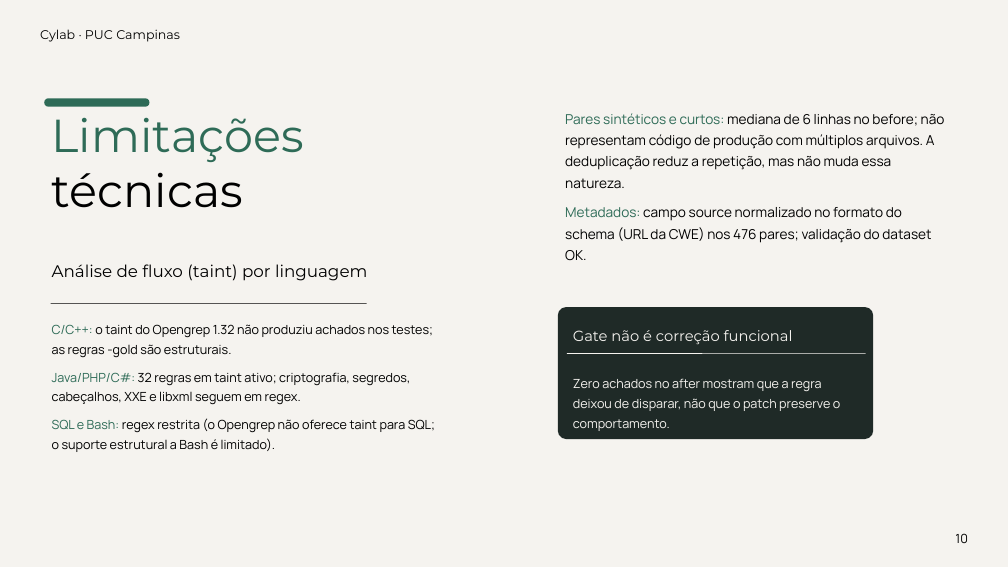
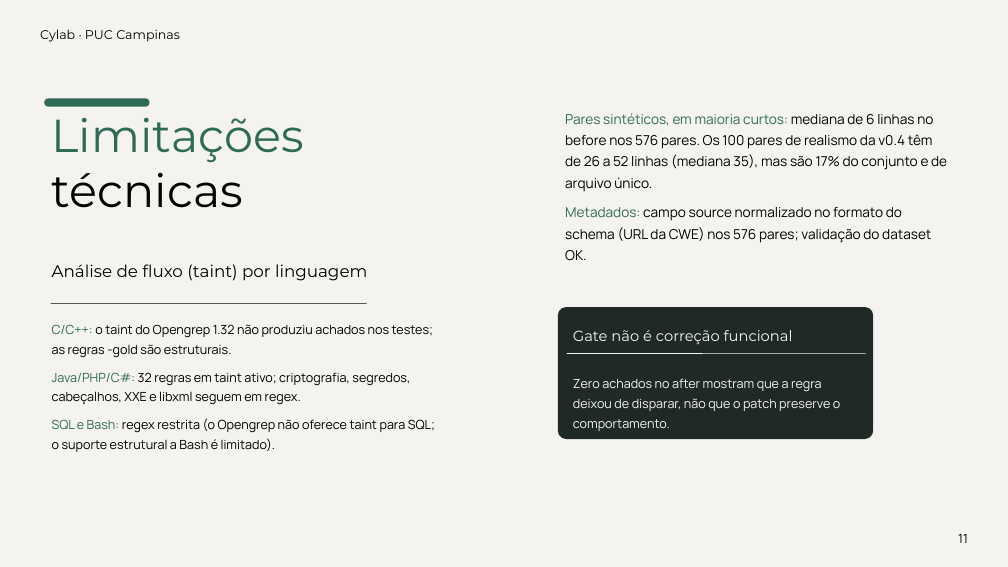
Before and after one commit to ArthurAlcausa/cylab-dataset, a slide deck: slide 11 of seminar/CYLAB_SEMINARIO_PUC.pptx (slide 10 before the commit). Drawn at 1008x567 pixels with LibreOffice and Linux fonts; fonts in the diff are those of the drawing. Boxes give left, top, right and bottom in pixels: in the first picture for what was removed or moved away, otherwise in the second. Text is boxed around its words. In the diff, an @@ line names an element or a change of style, - is before the commit and + after.

Commit message:
seminar: slides PUC v0.4-gold (576 pares, metodologia, diagrama)
Atualiza PPTX+PDF do seminário: v0.4-gold, slide de metodologia,
funil +100 realismo, arquitetura com logos sem banner FINAL.

```diff
--- a/seminar/CYLAB_SEMINARIO_PUC.pptx
+++ b/seminar/CYLAB_SEMINARIO_PUC.pptx
@@ text at bbox=[565, 113, 947, 260]: text changed @@
-Pares sintéticos e curtos: mediana de 6 linhas no before; não representam código de produção com múltiplos arquivos. A deduplicação reduz a repetição, mas não muda essa natureza.
-Metadados: campo source normalizado no formato do schema (URL da CWE) nos 476 pares; validação do dataset OK.
+Pares sintéticos, em maioria curtos: mediana de 6 linhas no before nos 576 pares. Os 100 pares de realismo da v0.4 têm de 26 a 52 linhas (mediana 35), mas são 17% do conjunto e de arquivo único.
+Metadados: campo source normalizado no formato do schema (URL da CWE) nos 576 pares; validação do dataset OK.
@@ text at bbox=[958, 534, 968, 543]: text changed @@
-10
+11
```
Also in this commit, not shown: 10 other slides changed, 1 slide added, 1 other file.
